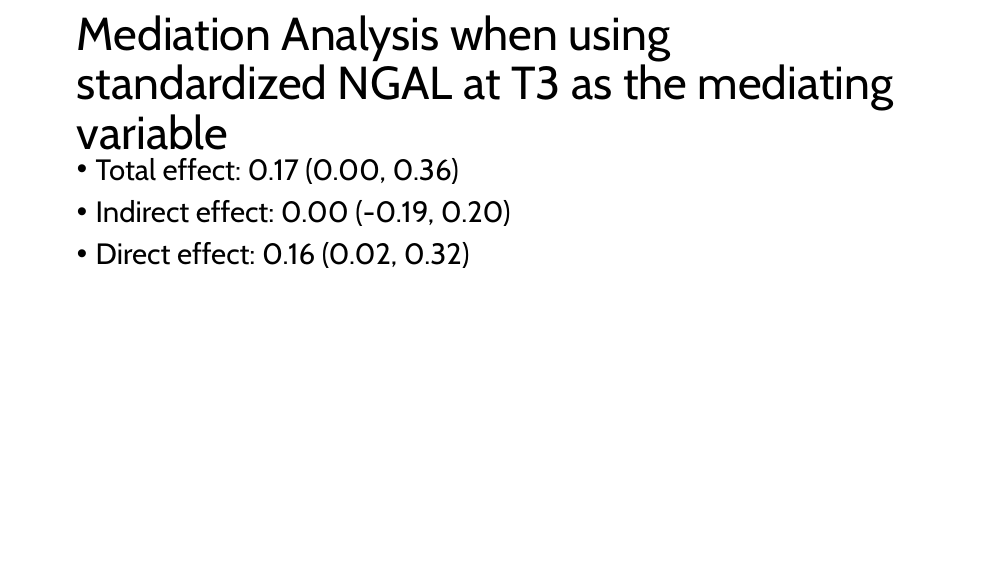
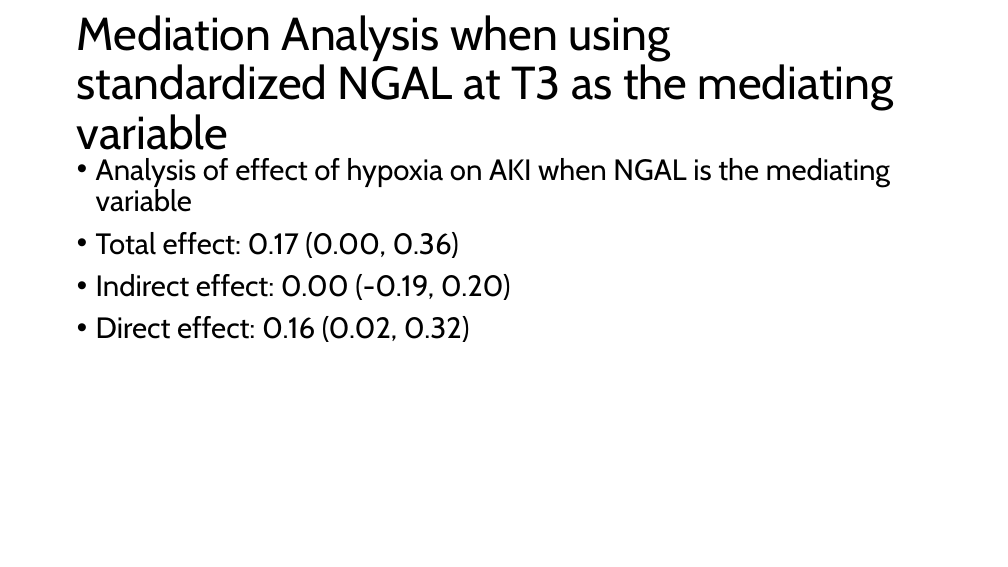
Before and after one commit to jacobmchen/imputation_pipeline, a slide deck: slide 13 of exploratory_analysis/plots/compare_plots.pptx. Drawn at 1008x567 pixels with LibreOffice and Linux fonts; fonts in the diff are those of the drawing. Boxes give left, top, right and bottom in pixels: in the first picture for what was removed or moved away, otherwise in the second. Text is boxed around its words. In the diff, an @@ line names an element or a change of style, - is before the commit and + after.

```diff
--- a/exploratory_analysis/plots/compare_plots.pptx
+++ b/exploratory_analysis/plots/compare_plots.pptx
@@ text at (x1=96, y1=158, x2=890, y2=212): paragraph added @@
+• Analysis of effect of hypoxia on AKI when NGAL is the mediating variable
```
Also in this commit, not shown: 2 other slides changed.
